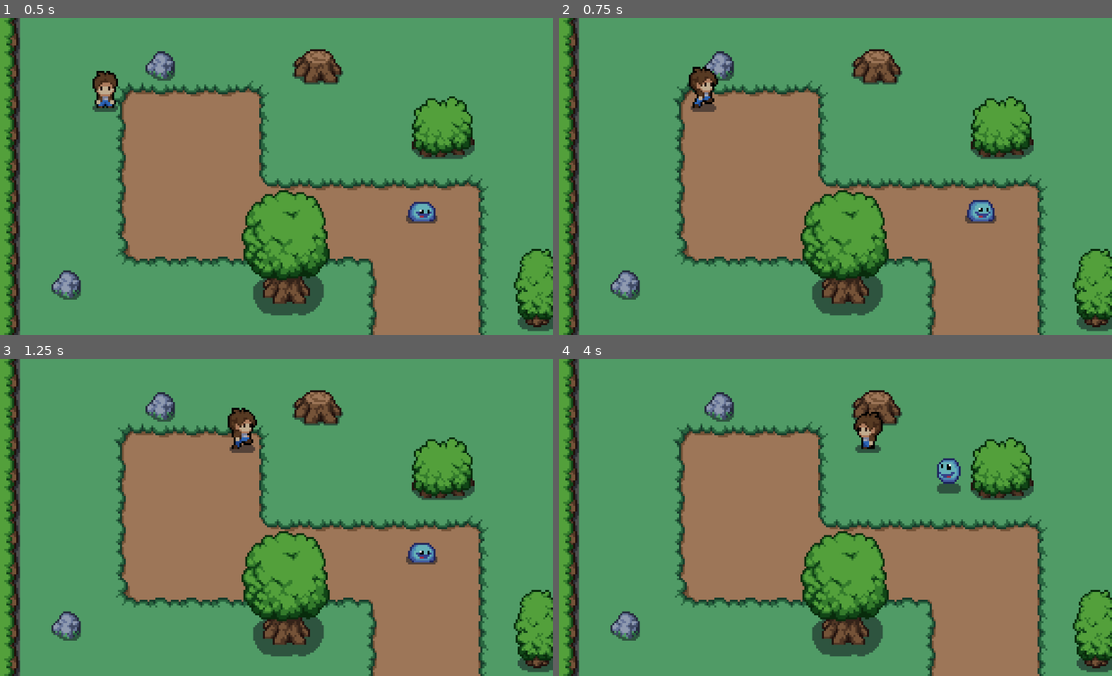
Above: before the commit, frames 1-4 (two rows, left to right).
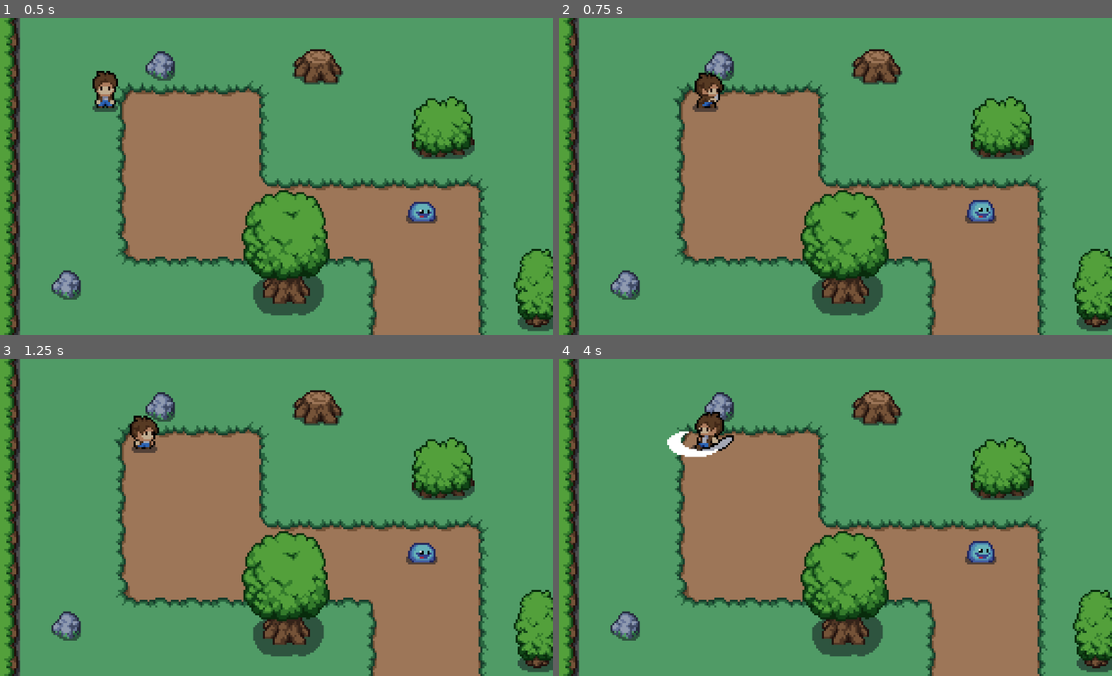
Above: after the commit, the same moments.

Repository: Segismu/Memnight
Game: Godot game, scene res://scenes/world.tscn
Same seed, same stepped clock (60 frames per second), same inputs: the game is played once before the commit and once after it.
Inputs:
- Up to frame 1 (0.5 s): no input
- Up to frame 2 (0.75 s): hold D (move_right) from 0.53 s (still down); tap E (attack, bound only after the commit) at 0.6 s
- Up to frame 3 (1.25 s): keep holding D (move_right)
- Up to frame 4 (4 s): release D (move_right) at 1.28 s; hold S (move_down) 1.28-2.03 s; tap E (attack, bound only after the commit) every 0.75 s from 1.35 to 3.6 s; hold D (move_right) 2.03-2.78 s; hold W (move_up) 2.78-3.53 s; hold A (move_left) from 3.53 s (still down)

Frame 1 is identical in both runs. In frame 2, 0.5% of the frame differs, in the area x 23-30%, y 15-30%; in frame 3, 1.1%; in frame 4, 2.2%, in the area x 19-80%, y 16-65%.

Commit message:
Combat 1

Diff:
--- a/project.godot
+++ b/project.godot
@@ -14,6 +14,10 @@
 run/main_scene="res://scenes/world.tscn"
 config/features=PackedStringArray("4.3", "GL Compatibility")
 config/icon="res://art/icon.svg"
+
+[autoload]
+
+Global="*res://scripts/global.gd"
 
 [display]
 
@@ -50,6 +54,11 @@
 , Object(InputEventKey,"resource_local_to_scene":false,"resource_name":"","device":-1,"window_id":0,"alt_pressed":false …(186 unchanged characters)…
 ]
 }
+attack={
+"deadzone": 0.5,
+"events": [Object(InputEventKey,"resource_local_to_scene":false,"resource_name":"","device":-1,"window_id":0,"alt_pressed":false,"shift_pressed":false,"ctrl_pressed":false,"meta_pressed":false,"pressed":false,"keycode":0,"physical_keycode":69,"key_label":0,"unicode":101,"location":0,"echo":false,"script":null)
+]
+}
 
 [rendering]
 
--- a/scenes/enemy.tscn
+++ b/scenes/enemy.tscn
@@ -165,3 +165,5 @@
 
 [connection signal="body_entered" from="detection_area" to="." method="_on_detection_area_body_entered"]
 [connection signal="body_exited" from="detection_area" to="." method="_on_detection_area_body_exited"]
+[connection signal="area_entered" from="enemy_hitbox" to="." method="_on_enemy_hitbox_area_entered"]
+[connection signal="area_exited" from="enemy_hitbox" to="." method="_on_enemy_hitbox_area_exited"]
--- a/scenes/player.tscn
+++ b/scenes/player.tscn
@@ -222,7 +222,7 @@
 "duration": 1.0,
 "texture": SubResource("AtlasTexture_o8eba")
 }],
-"loop": true,
+"loop": false,
 "name": &"back_attack",
 "speed": 5.0
 }, {
@@ -299,7 +299,7 @@
 "duration": 1.0,
 "texture": SubResource("AtlasTexture_ox7xi")
 }],
-"loop": true,
+"loop": false,
 "name": &"front_attack",
 "speed": 5.0
 }, {
@@ -345,7 +345,7 @@
 "duration": 1.0,
 "texture": SubResource("AtlasTexture_cefnf")
 }],
-"loop": true,
+"loop": false,
 "name": &"front_walk",
 "speed": 5.0
 }, {
@@ -362,7 +362,7 @@
 "duration": 1.0,
 "texture": SubResource("AtlasTexture_0y778")
 }],
-"loop": true,
+"loop": false,
 "name": &"side_attack",
 "speed": 5.0
 }, {
@@ -426,7 +426,7 @@
 [node name="AnimatedSprite2D" type="AnimatedSprite2D" parent="."]
 position = Vector2(-1, -17)
 sprite_frames = SubResource("SpriteFrames_825ky")
-animation = &"side_attack"
+animation = &"front_attack"
 autoplay = "front_idle"
 
 [node name="CollisionShape2D" type="CollisionShape2D" parent="."]
@@ -441,7 +441,12 @@
 position = Vector2(1, -8)
 shape = SubResource("CircleShape2D_0rdtr")
 
+[node name="attack_cooldown" type="Timer" parent="."]
+wait_time = 0.5
+
+[node name="deal_attack_timer" type="Timer" parent="."]
+
 [connection signal="area_entered" from="player_hitbox" to="." method="_on_player_hitbox_area_entered"]
 [connection signal="area_exited" from="player_hitbox" to="." method="_on_player_hitbox_area_exited"]
-[connection signal="body_entered" from="player_hitbox" to="." method="_on_player_hitbox_body_entered"]
-[connection signal="body_exited" from="player_hitbox" to="." method="_on_player_hitbox_body_exited"]
+[connection signal="timeout" from="attack_cooldown" to="." method="_on_attack_cooldown_timeout"]
+[connection signal="timeout" from="deal_attack_timer" to="." method="_on_deal_attack_timer_timeout"]
--- a/scripts/enemy.gd
+++ b/scripts/enemy.gd
@@ -5,7 +5,12 @@
 var chasing_player = false
 var player = null
 
+var health = 100
+var player_in_attack_range = false
+
 func _physics_process(delta):
+	damage()
+
 	if chasing_player and player:
 		var direction = (player.position - position).normalized()
 		var target_velocity = direction * speed
@@ -33,3 +38,21 @@
 func _on_detection_area_body_exited(body):
 	if body == player:
 		chasing_player = false
+
+func _on_enemy_hitbox_area_entered(area):
+	# Asegurar que es enemy_hitbox y no otra área
+	if area.name == "player_hitbox":
+		print("¡Detectó al jugador!")
+		player_in_attack_range = true
+
+
+func _on_enemy_hitbox_area_exited(area):
+		if area.name == "player_hitbox":
+			player_in_attack_range = false
+
+func damage():
+	if player_in_attack_range and Global.player_current_attack:
+		health = health - 20
+		print("Slime health =", health)
+		if health <= 0:
+			self.queue_free()
--- /dev/null
+++ b/scripts/global.gd
@@ -0,0 +1,3 @@
+extends Node
+
+var player_current_attack = false
--- a/scripts/player.gd
+++ b/scripts/player.gd
@@ -5,16 +5,39 @@
 var health = 100
 var player_alive = true
 
+var attacking = false
+var last_input_dir = Vector2.ZERO  # Variable para guardar la última dirección de movimiento
+
+# Coyote time
+var coyote_time = 0.1  # Duración del tiempo de gracia para mover después de atacar
+var coyote_time_timer = 0.0
+
 @export var speed: float = 100.0
 
 func _ready():
 	$AnimatedSprite2D.play("front_idle")
 
 func _physics_process(delta):
-	player_movement()
-	update_animation()
-	move_and_slide()
+	if not attacking:  # Si no estamos atacando, permitimos el movimiento
+		player_movement()
+		move_and_slide()
+	elif coyote_time_timer > 0:  # Si estamos en coyote time, permitimos mover al jugador
+		coyote_time_timer -= delta
+		player_movement()  # Permitimos el movimiento en coyote time
+		move_and_slide()
+
+	# Actualizamos la animación y verificamos el ataque solo si no estamos en coyote time
+	if coyote_time_timer <= 0:
+		update_animation()
+		attack()
+
 	enemy_attack()
+
+	if health <= 0:
+		player_alive = false # die end respawn
+		health = 0
+		print("You died")
+		self.queue_free()
 
 func player_movement():
 	# Obtiene la dirección del input
@@ -22,10 +45,27 @@
 
 	# Aplica la velocidad directamente
 	velocity = input_dir * speed
+	last_input_dir = input_dir  # Guardamos la última dirección de movimiento
 
 func update_animation():
 	var anim = $AnimatedSprite2D
 
+	# Si está atacando, no se actualiza la animación de caminar
+	if attacking:
+		# Las animaciones de ataque se deben ejecutar independientemente de la dirección de movimiento
+		if last_input_dir.x > 0:
+			anim.flip_h = false
+			anim.play("side_attack")
+		elif last_input_dir.x < 0:
+			anim.flip_h = true
+			anim.play("side_attack")
+		elif last_input_dir.y > 0:
+			anim.play("front_attack")
+		elif last_input_dir.y < 0:
+			anim.play("back_attack")
+		return  # Salimos de la función para evitar sobreescribir con "idle"
+
+	# Si no está atacando, cambiamos la animación según el movimiento
 	if velocity.x > 0:
 		anim.flip_h = false
 		anim.play("side_walk")
@@ -37,17 +77,16 @@
 	elif velocity.y < 0:
 		anim.play("back_walk")
 	else:
-		# Cambia a idle según la última dirección de movimiento
-		if anim.animation == "side_walk":
-			anim.play("side_idle")
-		elif anim.animation == "front_walk":
-			anim.play("front_idle")
-		elif anim.animation == "back_walk":
-			anim.play("back_idle")
+		# Cambia a idle si no se está moviendo
+		if last_input_dir.x == 0 and last_input_dir.y == 0:  # Solo entramos en idle si no hay movimiento
+			if anim.animation == "side_walk":
+				anim.play("side_idle")
+			elif anim.animation == "front_walk":
+				anim.play("front_idle")
+			elif anim.animation == "back_walk":
+				anim.play("back_idle")
 
 func _on_player_hitbox_area_entered(area):
-	print("Se activó area_entered con:", area.name)
-
 	# Asegurar que es enemy_hitbox y no otra área
 	if area.name == "enemy_hitbox":
 		print("¡Detectó un enemigo para atacar!")
@@ -58,5 +97,41 @@
 		enemy_in_attack_range = false
 
 func enemy_attack():
-	if enemy_in_attack_range:
-		print("-10 HP")
+	if enemy_in_attack_range and enemy_attack_cooldown:
+		health = health - 20
+		enemy_attack_cooldown = false
+		$attack_cooldown.start()
+		print(health)
+
+func _on_attack_cooldown_timeout() -> void:
+	enemy_attack_cooldown = true
+
+func attack():
+	# Obtiene la dirección de movimiento (para saber a qué dirección atacar)
+	var input_dir = Input.get_vector("move_left", "move_right", "move_up", "move_down")
+
+	# Solo atacamos si no estamos ya en un estado de ataque
+	if Input.is_action_just_pressed("attack") and not attacking:
+		Global.player_current_attack = true
+		attacking = true  # Activamos el estado de ataque
+		coyote_time_timer = coyote_time  # Activamos el coyote time
+
+		# Cambiamos la animación según la dirección del input
+		if input_dir.x > 0:  # Movimiento hacia la derecha
+			$AnimatedSprite2D.flip_h = false
+			$AnimatedSprite2D.play("side_attack")
+		elif input_dir.x < 0:  # Movimiento hacia la izquierda
+			$AnimatedSprite2D.flip_h = true
+			$AnimatedSprite2D.play("side_attack")
+		elif input_dir.y > 0:  # Movimiento hacia abajo
+			$AnimatedSprite2D.play("front_attack")
+		elif input_dir.y < 0:  # Movimiento hacia arriba
+			$AnimatedSprite2D.play("back_attack")
+
+		# Inicia el temporizador de ataque
+		$deal_attack_timer.start()
+
+func _on_deal_attack_timer_timeout() -> void:
+	$deal_attack_timer.stop()
+	Global.player_current_attack = false
+	attacking = false
